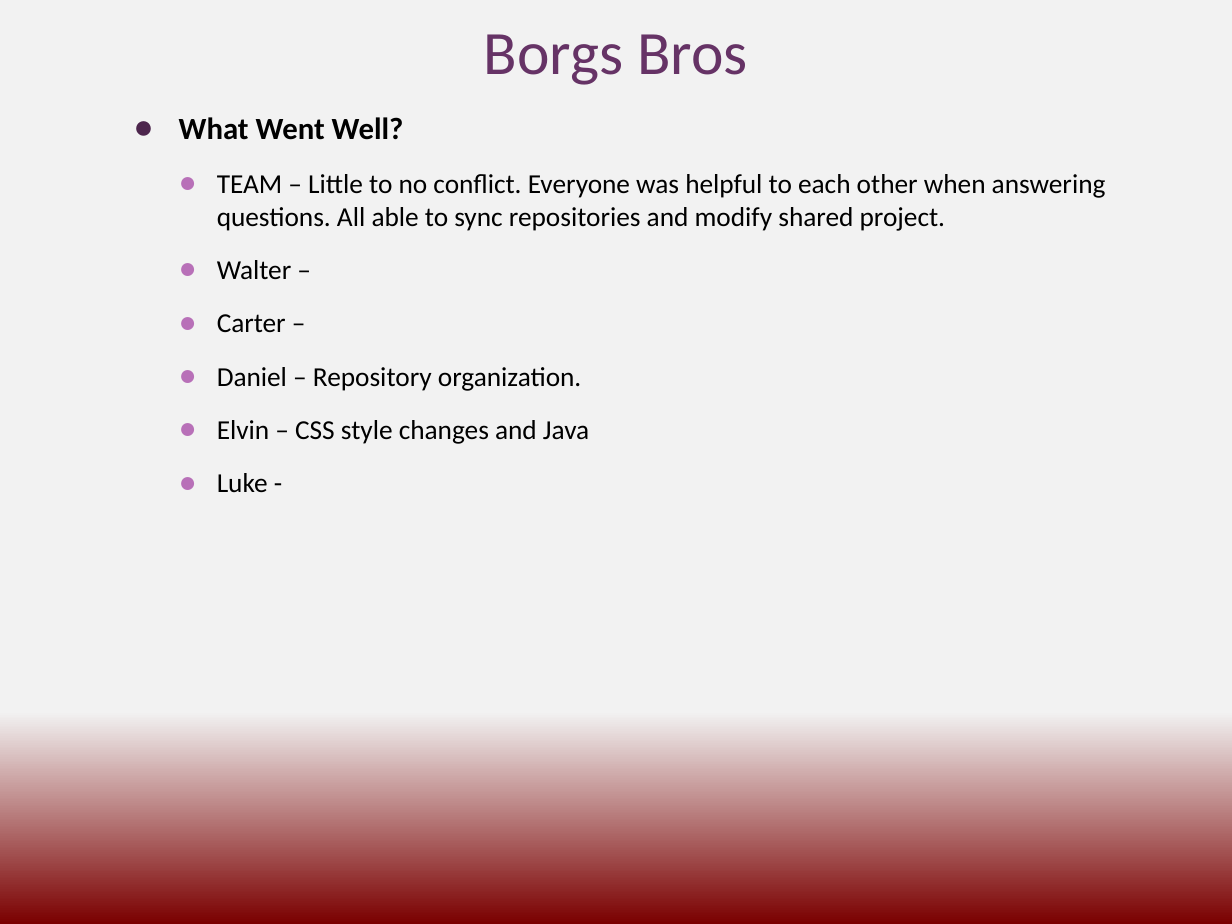
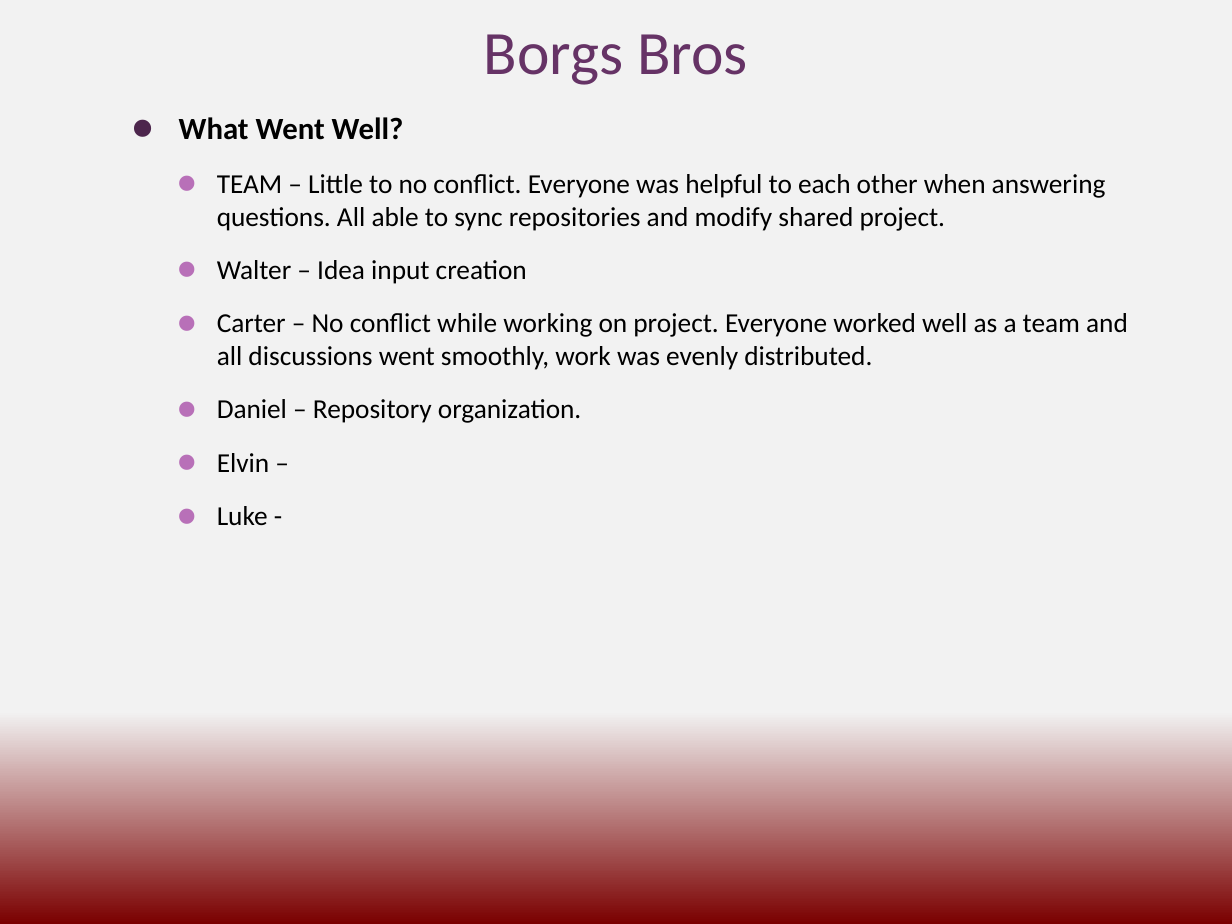
Before and after one commit to cs3398-borgs-bros/JeopardyChamp-Project, a slide deck: slide 1 of docs/Borgs_Retrospective.pptx. Drawn at 1232x924 pixels with LibreOffice and Linux fonts; fonts in the diff are those of the drawing. Boxes give left, top, right and bottom in pixels: in the first picture for what was removed or moved away, otherwise in the second. Text is boxed around its words. In the diff, an @@ line names an element or a change of style, - is before the commit and + after.

```diff
--- a/docs/Borgs_Retrospective.pptx
+++ b/docs/Borgs_Retrospective.pptx
@@ text at <box>179,117,1106,525</box>: bullet ● to ⚫; less space between paragraphs @@
@@ text at <box>217,260,1128,370</box>: text changed @@
-    ● Walter –
-    ● Carter –
+    ⚫ Walter – Idea input creation
+    ⚫ Carter – No conflict while working on project. Everyone worked well as a team and all discussions went smoothly, work was evenly distributed.
@@ text at <box>217,453,269,472</box>: text changed @@
-    ● Elvin – CSS style changes and Java
+    ⚫ Elvin –
```
Also in this commit, not shown: 2 other slides changed.
